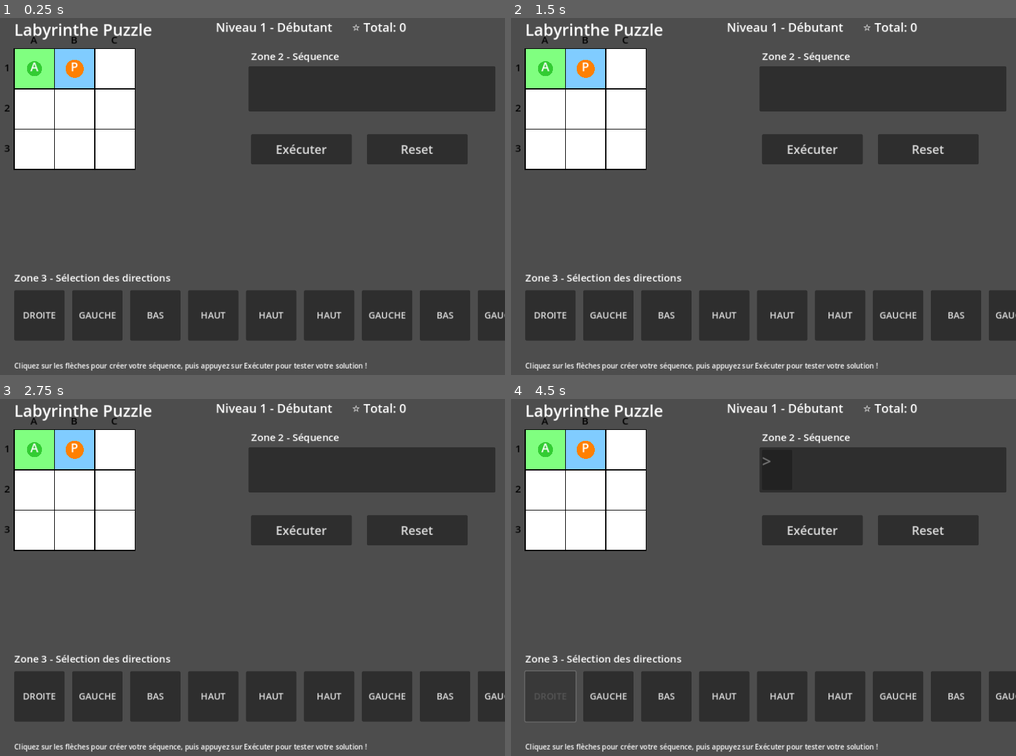
Above: before the commit, frames 1-4 (two rows, left to right).
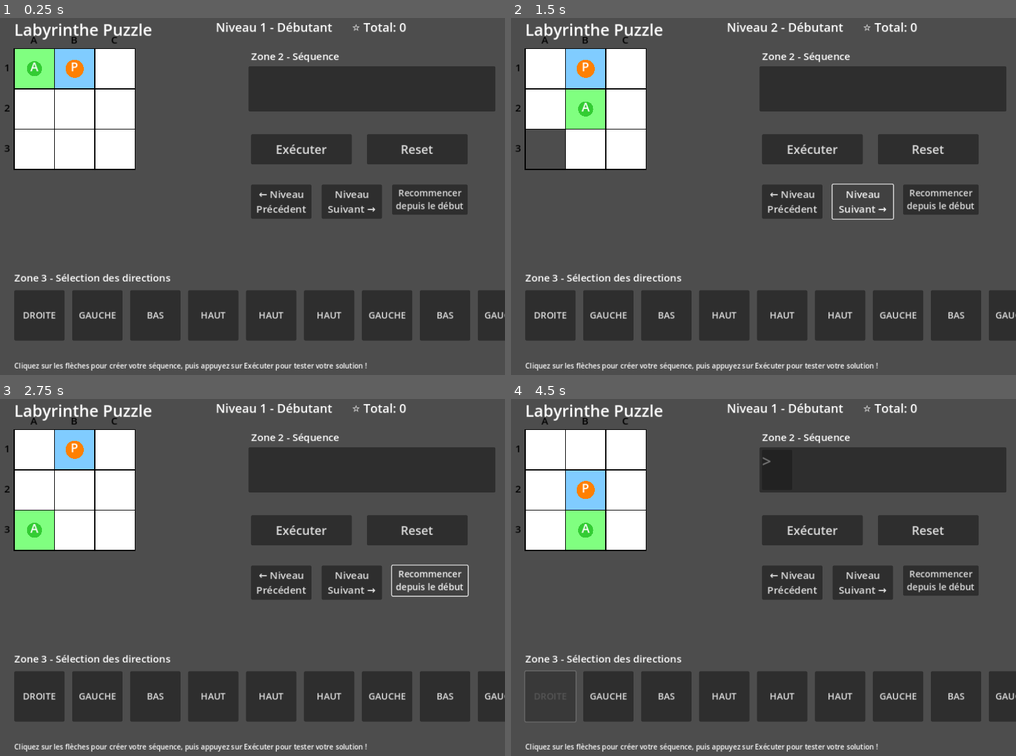
Above: after the commit, the same moments.

Repository: Robbibb/Labirinthe_Godot
Game: Godot game, scene res://Main.tscn
Same seed, same stepped clock (60 frames per second), same inputs: the game is played once before the commit and once after it.
Inputs (mouse positions are in pixels of both pictures, inside the frame that each line leads up to):
- Up to frame 1 (0.25 s): no input
- Up to frame 2 (1.5 s): click (793, 200) at 0.5 s, where only the run after the commit has a clickable "← Niveau Précédent"; click (864, 200) at 1.25 s, where only the run after the commit has a clickable "Niveau Suivant →"
- Up to frame 3 (2.75 s): click (429, 581) at 2 s, where only the run after the commit has a clickable "Recommencer depuis le début"
- Up to frame 4 (4.5 s): click (940, 581) at 2.75 s, where only the run after the commit has a clickable "Recommencer depuis le début"; click (940, 581) at 3.5 s, where only the run after the commit has a clickable "Recommencer depuis le début"; click "DROITE" at 4.25 s

The runs differ from the first frame. In frame 1, 3.1% of the frame differs, in the area x 49-93%, y 46-57%; in frame 2, 5.0%; in frame 3, 4.2%; in frame 4, 6.6%, in the area x 2-93%, y 8-57%.

Commit message:
Ajouter interface de navigation entre les niveaux
- Bouton 'Niveau Précédent' pour revenir en arrière
- Bouton 'Niveau Suivant' pour avancer manuellement
- Bouton 'Recommencer depuis le début' pour réinitialiser la progression
- Fonctions de navigation dans GameManager
- Interface claire pour contrôler la progression

Diff:
--- a/GameManager.gd
+++ b/GameManager.gd
@@ -9,6 +9,9 @@
 @onready var player_sprite = $Grid/Player
 @onready var level_label = $UI/LevelLabel
 @onready var stars_label = $UI/StarsLabel
+@onready var previous_level_button = $UI/PreviousLevelButton
+@onready var next_level_button = $UI/NextLevelButton
+@onready var reset_progress_button = $UI/ResetProgressButton
 
 # Gestionnaire de niveaux
 var level_manager
@@ -201,6 +204,15 @@
 	if reset_button:
 		reset_button.pressed.connect(_on_reset_pressed)
 
+	if previous_level_button:
+		previous_level_button.pressed.connect(_on_previous_level_pressed)
+
+	if next_level_button:
+		next_level_button.pressed.connect(_on_next_level_pressed)
+
+	if reset_progress_button:
+		reset_progress_button.pressed.connect(_on_reset_progress_pressed)
+
 func _on_direction_selected(direction: int):
 	"""Appelé quand une direction est sélectionnée"""
 	selected_sequence.append(direction)
@@ -326,3 +338,43 @@
 		stars_label.text = "⭐ Total: " + str(level_manager.total_stars)
 	else:
 		print("Attention: stars_label n'existe pas")
+
+func _on_previous_level_pressed():
+	"""Revenir au niveau précédent"""
+	if is_executing:
+		return
+
+	if level_manager.current_level > 0:
+		level_manager.current_level -= 1
+		print("Retour au niveau ", level_manager.current_level + 1)
+		generate_level()
+		_on_reset_pressed()
+		update_ui_labels()
+	else:
+		print("Déjà au premier niveau")
+
+func _on_next_level_pressed():
+	"""Passer au niveau suivant"""
+	if is_executing:
+		return
+
+	var max_level = level_manager.get_total_levels()
+	if level_manager.current_level < max_level - 1:
+		level_manager.current_level += 1
+		print("Passage au niveau ", level_manager.current_level + 1)
+		generate_level()
+		_on_reset_pressed()
+		update_ui_labels()
+	else:
+		print("C'est le dernier niveau prédéfini")
+
+func _on_reset_progress_pressed():
+	"""Réinitialiser toute la progression"""
+	if is_executing:
+		return
+
+	print("Réinitialisation de la progression...")
+	level_manager.reset_progress()
+	generate_level()
+	_on_reset_pressed()
+	update_ui_labels()
--- a/Main.tscn
+++ b/Main.tscn
@@ -47,6 +47,36 @@
 offset_bottom = 50.0
 theme_override_font_sizes/font_size = 24
 text = "⭐ Total: 0"
+
+[node name="PreviousLevelButton" type="Button" parent="UI"]
+layout_mode = 0
+offset_left = 520.0
+offset_top = 350.0
+offset_right = 640.0
+offset_bottom = 400.0
+theme_override_font_sizes/font_size = 20
+text = "← Niveau
+Précédent"
+
+[node name="NextLevelButton" type="Button" parent="UI"]
+layout_mode = 0
+offset_left = 660.0
+offset_top = 350.0
+offset_right = 780.0
+offset_bottom = 400.0
+theme_override_font_sizes/font_size = 20
+text = "Niveau
+Suivant →"
+
+[node name="ResetProgressButton" type="Button" parent="UI"]
+layout_mode = 0
+offset_left = 800.0
+offset_top = 350.0
+offset_right = 950.0
+offset_bottom = 400.0
+theme_override_font_sizes/font_size = 18
+text = "Recommencer
+depuis le début"
 
 [node name="Zone2Label" type="Label" parent="UI"]
 layout_mode = 0
